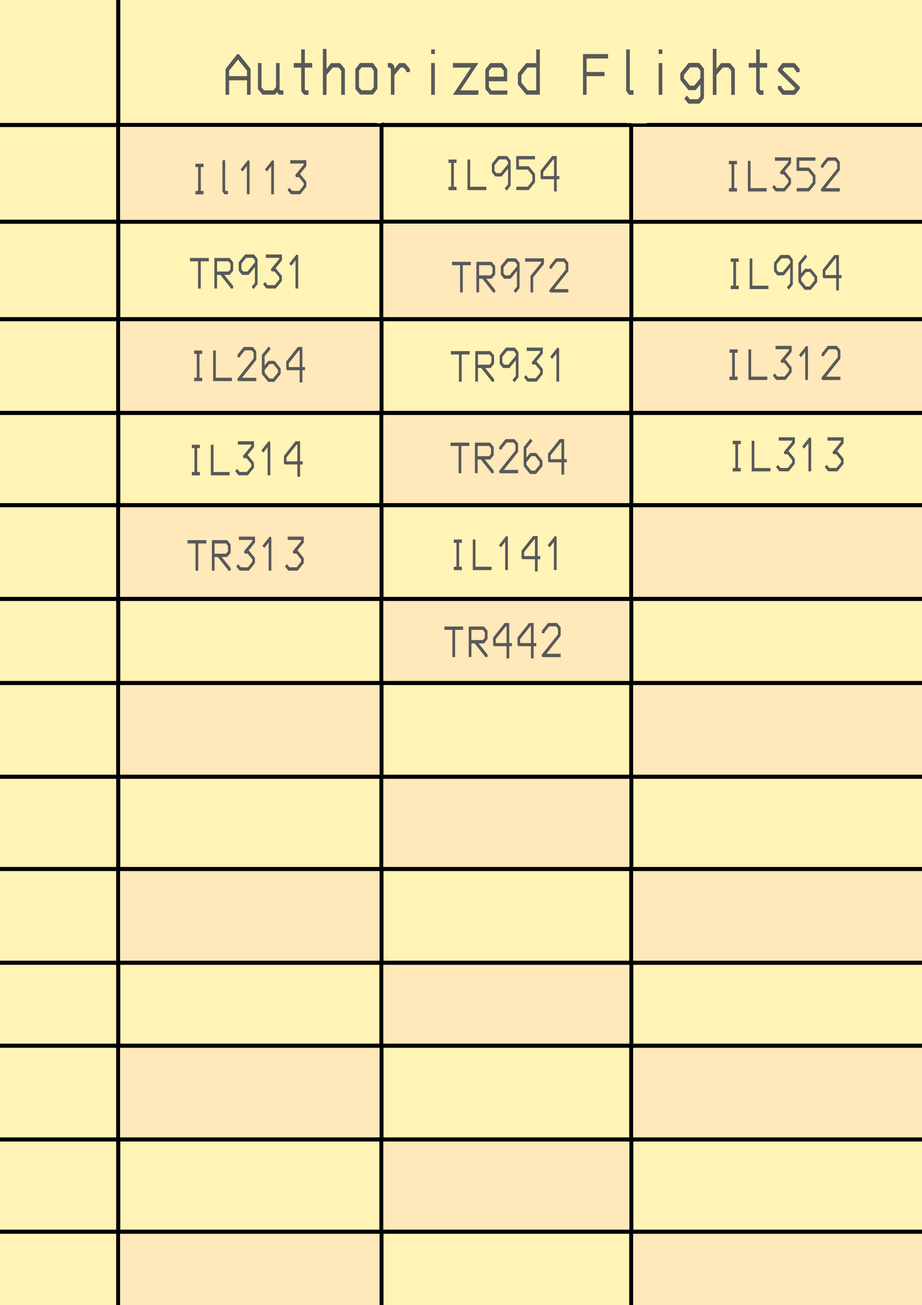
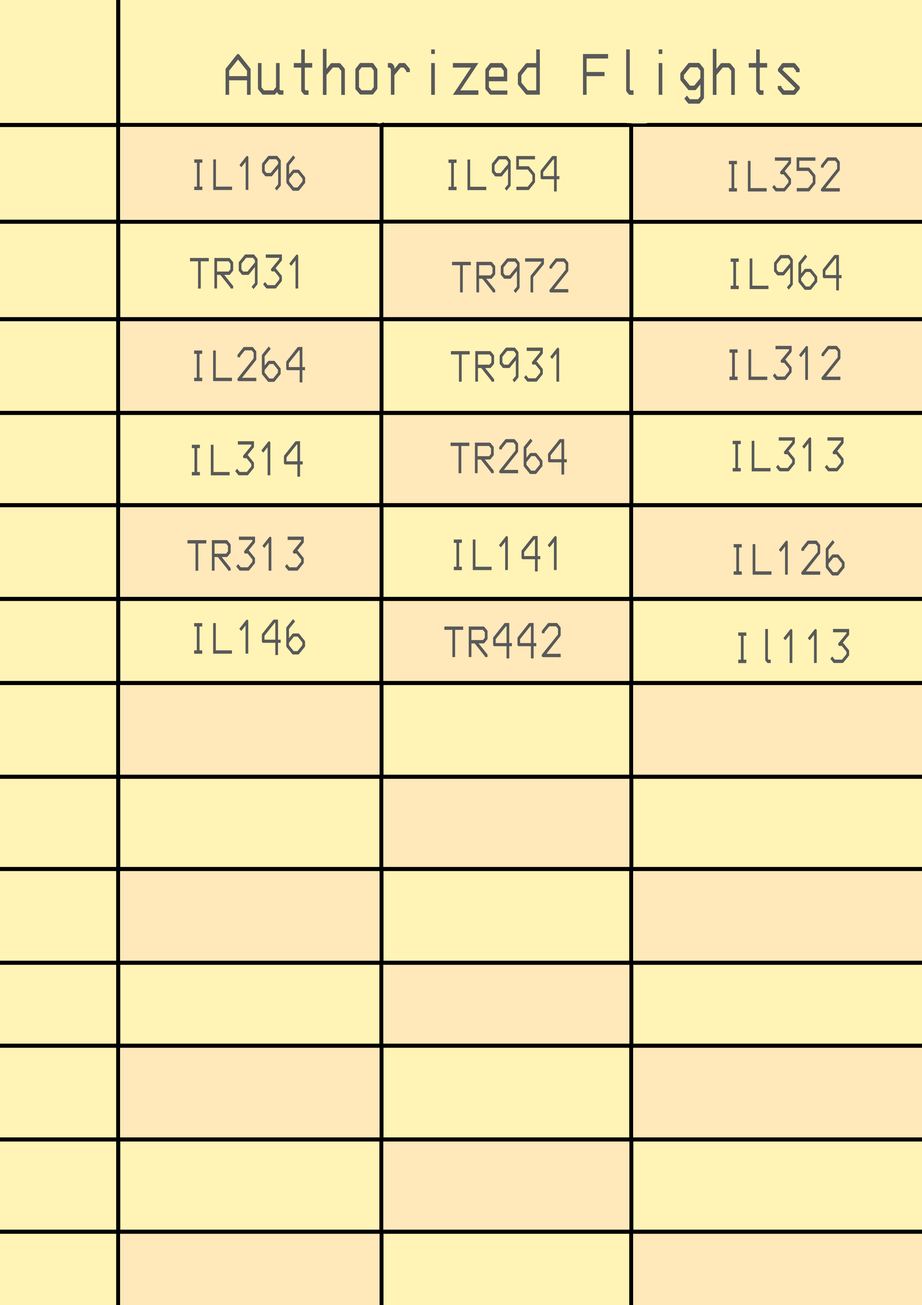
Revision of a layered 922×1305 image; what changed, layer by layer:
pixels changed over [194, 155, 850, 664] (layer not identified)
